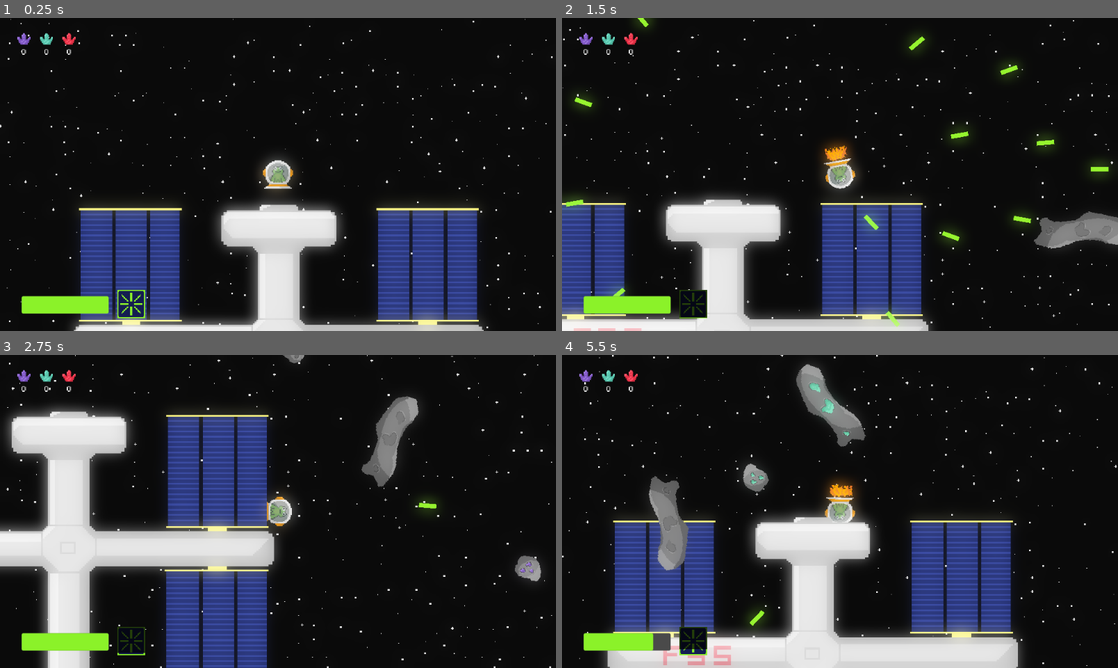
Above: before the commit, frames 1-4 (two rows, left to right).
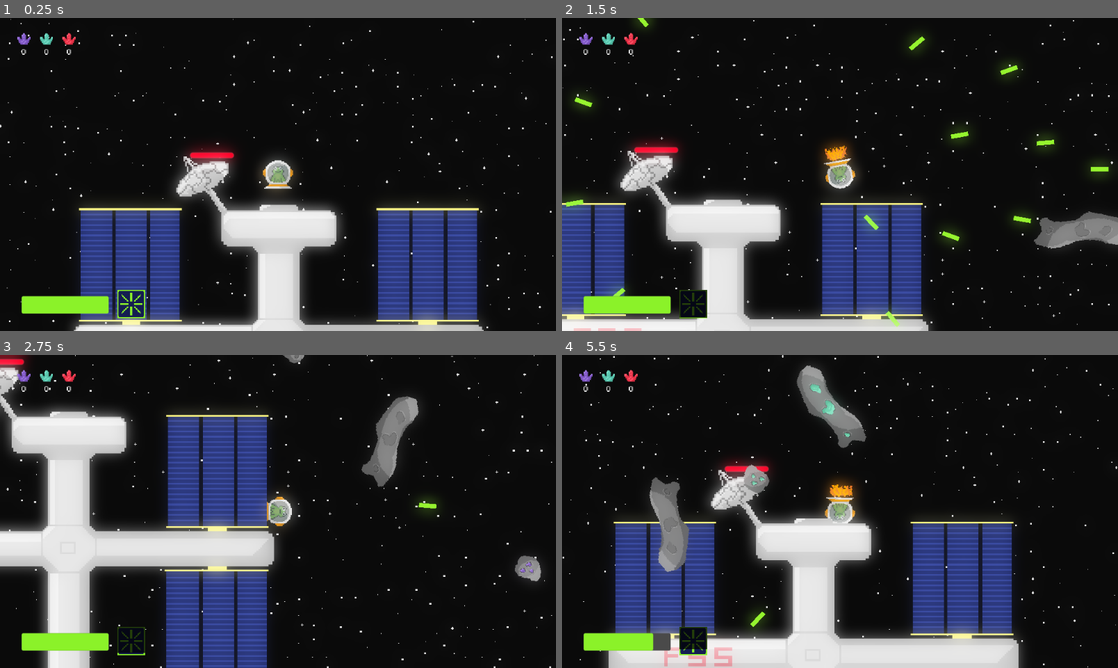
Above: after the commit, the same moments.

Repository: AnejMajnik/astrofrog
Game: Godot game, scene res://scenes/game.tscn
Two runs of this game, one before a commit and one after it. Both use one fixed random seed, a clock stepped at 60 frames per second and the inputs below.
Inputs:
- Up to frame 1 (0.25 s): no input
- Up to frame 2 (1.5 s): tap Enter at 0.5 s; hold D (right) 0.53-1.28 s; tap E (ability) at 0.6 s; tap Space (shoot) at 0.8, 1.35 s; hold S (down) from 1.28 s (still down)
- Up to frame 3 (2.75 s): tap E (ability) at 1.55, 2.1 s; release S (down) at 2.03 s; hold D (right) from 2.03 s (still down); tap Space (shoot) at 2.3 s
- Up to frame 4 (5.5 s): release D (right) at 2.78 s; hold W (up) 2.78-3.53 s; tap Shift (boost) at 2.85 s; tap E (ability) at 3.05, 4.35 s; hold A (left) 3.53-5.03 s; tap Space (shoot) at 3.6, 5.1 s; hold S (down) from 5.03 s (still down)

The runs differ from the first frame. In frame 1, 1.7% of the frame differs, in the area x 31-43%, y 40-64%; in frame 2, 1.7%; in frame 3, 0.7%; in frame 4, 8.5%, in the area x 0-100%, y 0-100%.

Commit message:
Added simple antenna, and wired health to it. Added global stage machine

Diff:
--- a/project.godot
+++ b/project.godot
@@ -13,6 +13,7 @@
 config/name="Astrofrog"
 run/main_scene="uid://d04i67lmlojl8"
 config/features=PackedStringArray("4.7", "Forward Plus")
+run/max_fps=240
 config/icon="res://icon.svg"
 
 [autoload]
@@ -43,6 +44,7 @@
 fss=""
 asteroid=""
 enemy=""
+antenna=""
 
 [input]
 
--- /dev/null
+++ b/scenes/antenna.tscn
@@ -0,0 +1,72 @@
+[gd_scene format=3 uid="uid://bts2jrmpmxk00"]
+
+[ext_resource type="Texture2D" uid="uid://cfagtgatryqva" path="res://assets/antenna.png" id="1_cymb1"]
+[ext_resource type="Script" uid="uid://bybr15n087jn6" path="res://scripts/antenna.gd" id="1_lyb31"]
+
+[sub_resource type="AtlasTexture" id="AtlasTexture_lyb31"]
+atlas = ExtResource("1_cymb1")
+region = Rect2(0, 48, 48, 48)
+
+[sub_resource type="AtlasTexture" id="AtlasTexture_dwh18"]
+atlas = ExtResource("1_cymb1")
+region = Rect2(0, 0, 48, 48)
+
+[sub_resource type="SpriteFrames" id="SpriteFrames_nrent"]
+animations = [{
+"frames": [{
+"duration": 1.0,
+"texture": SubResource("AtlasTexture_lyb31")
+}],
+"loop": 1,
+"name": &"broken",
+"speed": 5.0
+}, {
+"frames": [{
+"duration": 1.0,
+"texture": SubResource("AtlasTexture_dwh18")
+}],
+"loop": 1,
+"name": &"repaired",
+"speed": 5.0
+}]
+
+[sub_resource type="CapsuleShape2D" id="CapsuleShape2D_nrent"]
+radius = 6.706011
+height = 30.44632
+
+[sub_resource type="StyleBoxFlat" id="StyleBoxFlat_lyb31"]
+bg_color = Color(0.4006977, 0.40069774, 0.40069756, 1)
+corner_radius_top_left = 2
+corner_radius_top_right = 2
+corner_radius_bottom_right = 2
+corner_radius_bottom_left = 2
+
+[sub_resource type="StyleBoxFlat" id="StyleBoxFlat_dwh18"]
+bg_color = Color(0.9882353, 0.011764706, 0.1254902, 1)
+corner_radius_top_left = 2
+corner_radius_top_right = 2
+corner_radius_bottom_right = 2
+corner_radius_bottom_left = 2
+
+[node name="Antenna" type="StaticBody2D" unique_id=1687680367 groups=["antenna"]]
+collision_layer = 8
+collision_mask = 0
+script = ExtResource("1_lyb31")
+
+[node name="AnimatedSprite2D" type="AnimatedSprite2D" parent="." unique_id=1562087144]
+sprite_frames = SubResource("SpriteFrames_nrent")
+animation = &"repaired"
+offset = Vector2(-3, 4)
+
+[node name="CollisionShape2D" type="CollisionShape2D" parent="." unique_id=1127478129]
+rotation = 1.0995574
+shape = SubResource("CapsuleShape2D_nrent")
+
+[node name="HealthBar" type="ProgressBar" parent="." unique_id=385471202 groups=["antenna"]]
+offset_left = -7.0
+offset_top = -15.0
+offset_right = 18.0
+offset_bottom = -12.0
+theme_override_styles/background = SubResource("StyleBoxFlat_lyb31")
+theme_override_styles/fill = SubResource("StyleBoxFlat_dwh18")
+show_percentage = false
--- a/scenes/enemy.tscn
+++ b/scenes/enemy.tscn
@@ -164,7 +164,7 @@
 one_shot = true
 
 [node name="ShootTimer" type="Timer" parent="." unique_id=512853034]
-wait_time = 0.5
+wait_time = 2.5
 one_shot = true
 
 [node name="AggroArea" type="Area2D" parent="." unique_id=1586698921]
--- a/scenes/enemy_bullet.tscn
+++ b/scenes/enemy_bullet.tscn
@@ -7,6 +7,7 @@
 size = Vector2(2, 8)
 
 [node name="EnemyBullet" type="Area2D" unique_id=1147035502]
+collision_mask = 9
 script = ExtResource("1_qx7rs")
 
 [node name="Sprite2D" type="Sprite2D" parent="." unique_id=1602845232]
--- a/scenes/game.tscn
+++ b/scenes/game.tscn
@@ -10,6 +10,7 @@
 [ext_resource type="Resource" uid="uid://d8kkr6f8yunh" path="res://resources/ore_emerald.tres" id="4_vtaks"]
 [ext_resource type="PackedScene" uid="uid://dv8pdmjopmg03" path="res://scenes/ui.tscn" id="5_iywne"]
 [ext_resource type="Resource" uid="uid://bc0mpm25j4mns" path="res://resources/ore_ruby.tres" id="6_vtaks"]
+[ext_resource type="PackedScene" uid="uid://bts2jrmpmxk00" path="res://scenes/antenna.tscn" id="9_kvpfn"]
 
 [sub_resource type="TileSetAtlasSource" id="TileSetAtlasSource_lbhrr"]
 texture = ExtResource("2_lnu2h")
@@ -43,6 +44,9 @@
 glow_intensity = 2.26
 glow_strength = 0.85
 glow_hdr_threshold = 0.0
+
+[sub_resource type="CircleShape2D" id="CircleShape2D_nrent"]
+radius = 58.034473
 
 [node name="Game" type="Node2D" unique_id=1135541275]
 script = ExtResource("1_yqjtg")
@@ -91,6 +95,10 @@
 rotation = 1.5707964
 shape = SubResource("WorldBoundaryShape2D_nrent")
 
+[node name="Antenna" parent="Boundaries" unique_id=1687680367 instance=ExtResource("9_kvpfn")]
+position = Vector2(238, 329)
+scale = Vector2(2, 2)
+
 [node name="AsteroidSpawnTimer" type="Timer" parent="." unique_id=1379870431]
 wait_time = 2.0
 one_shot = true
@@ -104,4 +112,12 @@
 
 [node name="UI" parent="." unique_id=1698748013 instance=ExtResource("5_iywne")]
 
+[node name="DepositArea" type="Area2D" parent="." unique_id=304205329]
+
+[node name="CollisionShape2D" type="CollisionShape2D" parent="DepositArea" unique_id=139494217]
+position = Vector2(235, 316)
+shape = SubResource("CircleShape2D_nrent")
+
 [connection signal="timeout" from="AsteroidSpawnTimer" to="." method="_on_asteroid_spawn_timer_timeout"]
+[connection signal="body_entered" from="DepositArea" to="." method="_on_deposit_area_body_entered"]
+[connection signal="body_exited" from="DepositArea" to="." method="_on_deposit_area_body_exited"]
--- a/scenes/player.tscn
+++ b/scenes/player.tscn
@@ -140,7 +140,7 @@
 radius = 16.0
 
 [node name="Player" type="CharacterBody2D" unique_id=598472088 groups=["player"]]
-collision_mask = 14
+collision_mask = 7
 motion_mode = 1
 script = ExtResource("1_g2els")
 
--- a/scenes/ui.tscn
+++ b/scenes/ui.tscn
@@ -3,7 +3,7 @@
 [ext_resource type="Texture2D" uid="uid://cq4f7swlkdfv0" path="res://assets/ability.png" id="1_nt7q6"]
 [ext_resource type="Script" uid="uid://daskm3v5lxbcf" path="res://scripts/ui.gd" id="1_yev5y"]
 [ext_resource type="Script" uid="uid://cww2u5o327ehm" path="res://resources/item_data.gd" id="2_8dubc"]
-[ext_resource type="Script" uid="uid://tn8idc2j16j7" path="res://scenes/ability_icon.gd" id="2_x4jx1"]
+[ext_resource type="Script" uid="uid://tn8idc2j16j7" path="res://scripts/ability_icon.gd" id="2_x4jx1"]
 [ext_resource type="Resource" uid="uid://dv8kjhexwky3r" path="res://resources/item_amethyst.tres" id="3_p7vwb"]
 [ext_resource type="Resource" uid="uid://c6sag2shd3vwe" path="res://resources/item_emerald.tres" id="4_ktti3"]
 [ext_resource type="Resource" uid="uid://b4oeursth0cli" path="res://resources/item_ruby.tres" id="5_p7vwb"]
--- /dev/null
+++ b/scripts/antenna.gd
@@ -0,0 +1,17 @@
+extends StaticBody2D
+
+@onready var animated_sprite_2d: AnimatedSprite2D = $AnimatedSprite2D
+@onready var health_bar: ProgressBar = $HealthBar
+
+var max_health := 20
+var health = max_health
+
+func _ready() -> void:
+	animated_sprite_2d.play("broken")
+	health_bar.max_value = max_health
+	health_bar.value = health
+
+func take_damage(damage: int) -> void:
+	if Autoload.current_stage == Autoload.Stage.DEFEND:
+		health = maxi(health - damage, 0)
+		health_bar.value = health
--- a/scripts/autoload.gd
+++ b/scripts/autoload.gd
@@ -1,3 +1,7 @@
 extends Node
 
+enum Stage { COLLECT, DEFEND }
+
+var current_stage: Stage = Stage.COLLECT
+
 var player_node: Node2D = null
--- a/scripts/enemy.gd
+++ b/scripts/enemy.gd
@@ -7,7 +7,7 @@
 
 var bullet = preload("res://scenes/enemy_bullet.tscn")
 
-enum State { IDLE, ROAM, ATTACK, DIE }
+enum State { IDLE, ROAM, ATTACK, RETURN, DIE }
 var current_state: State
 var home_location: Vector2
 var other_location: Vector2
@@ -34,10 +34,12 @@
 		queue_free()
 
 func shoot() -> void:
-	var instance = bullet.instantiate()
-	instance.global_position = to_global(Vector2(0, -25))
-	instance.rotation = rotation - PI/2
-	get_tree().current_scene.add_child(instance)
+	for i in 3:
+		var instance = bullet.instantiate()
+		instance.global_position = to_global(Vector2(0, -25))
+		instance.rotation = rotation - PI/2
+		get_tree().current_scene.add_child(instance)
+		await get_tree().create_timer(0.20).timeout
 
 func change_state(new_state: State) -> void:
 	current_state = new_state
@@ -64,11 +66,17 @@
 				change_state(State.IDLE)
 			velocity = velocity.move_toward(Vector2(direction, 0) * move_speed, acceleration_speed * delta)
 		State.ATTACK:
+			if global_position.distance_to(player.global_position) > 300:
+				change_state(State.RETURN)
 			velocity = velocity.move_toward(global_position.direction_to(player.global_position) * move_speed, acceleration_speed * delta)
 			if can_shoot:
 				shoot()
 				can_shoot = false
 				shoot_timer.start()
+		State.RETURN:
+			if global_position.distance_to(home_location) < 5:
+				change_state(State.ROAM)
+			velocity = velocity.move_toward(global_position.direction_to(home_location) * move_speed, acceleration_speed * delta)
 
 	move_and_slide()
 
--- a/scripts/enemy_bullet.gd
+++ b/scripts/enemy_bullet.gd
@@ -12,6 +12,6 @@
 	position += velocity * delta
 
 	for body in get_overlapping_bodies():
-		if body.is_in_group("player"):
+		if body.is_in_group("player") or body.is_in_group("antenna"):
 			body.take_damage(damage)
 			queue_free()
--- a/scripts/game.gd
+++ b/scripts/game.gd
@@ -13,6 +13,7 @@
 @onready var asteroid_spawn_timer: Timer = $AsteroidSpawnTimer
 @onready var ui: CanvasLayer = $UI
 @onready var player: CharacterBody2D = $Player
+@onready var deposit_area: Area2D = $DepositArea
 
 @export var ores: Array[OreData]
 @export var ore_normal: OreData
@@ -95,3 +96,12 @@
 func _on_asteroid_spawn_timer_timeout() -> void:
 	spawn_asteroids(7)
 	asteroid_spawn_timer.start()
+
+func _on_deposit_area_body_entered(body: Node2D) -> void:
+	if body.is_in_group("player"):
+		print("player entered")
+
+
+func _on_deposit_area_body_exited(body: Node2D) -> void:
+	if body.is_in_group("player"):
+		print("player exited")
Binary file added: assets/antenna.png
Not shown, added: assets/antenna.png.import
Renamed: scenes/ability_icon.gd -> scripts/ability_icon.gd
Renamed: scenes/ability_icon.gd.uid -> scripts/ability_icon.gd.uid
Not shown, added: scripts/antenna.gd.uid
